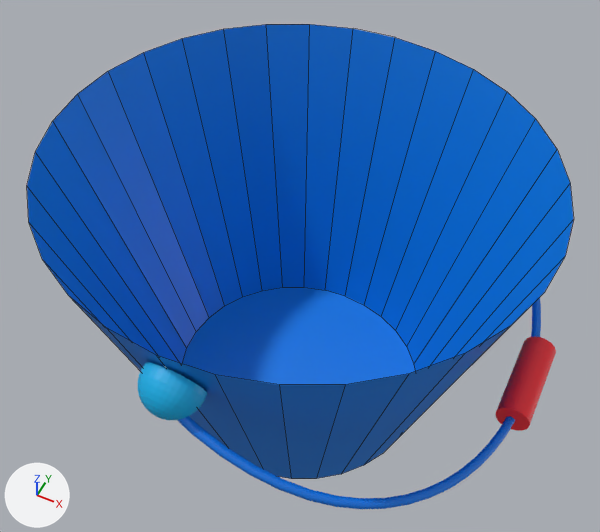
Renders of the FBX model Paon-Client/Assets/Models/bucket.fbx from each side of a commit.
One viewpoint serves both versions: a 50 mm lens placed at (1.1, -2.18, 2.86), pointed at (-0.02, 0.05, 0.07). Arrows for +X, +Y and +Z are at lower left; the lights stay in place. Mesh edges are drawn as thin lines on the coarser meshes. Where no turn or scale is listed for an object, it has been applied to the vertices.

Objects in the first picture: 'NURBSカーブ', '円柱.010', '円柱.011', '球'.
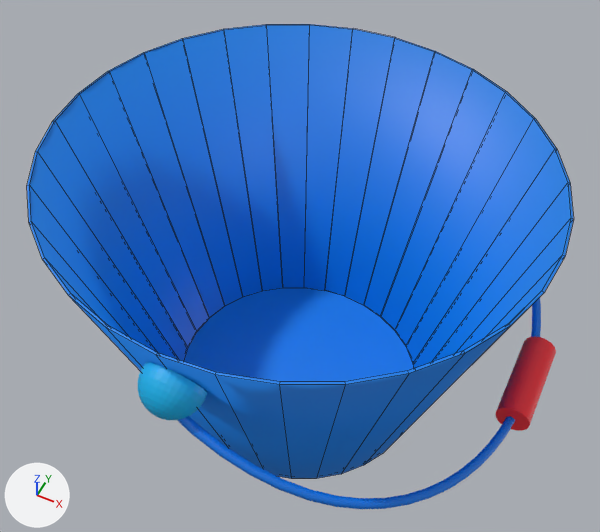
The change in detail:
me_円柱_010 is used by ob_円柱_010; location (0.0, 0.0, 0.0).
me_円柱_010 had 64 vertices, 33 faces and spanned x -1.05..1.05, y -1.0..1.0, z -0.71..0.71.
me_円柱_010 now has 128 vertices, 98 faces and spans x -1.05..1.05, y -1.0..1.0, z -0.71..0.71.
Part 1, on me_円柱_010:
64 vertices are added at x -1.04..1.04, y -0.99..0.99, z -0.7..0.71.
65 new faces join them.
me_円柱_010 part 2: the surface is now shaded smooth.

Where the change shows, as pixel boxes (x1, y1, x2, y2) in the pictures (600 x 532 px):
part 1 of me_円柱_010, added (blue)
    after: (27, 24, 573, 385)
